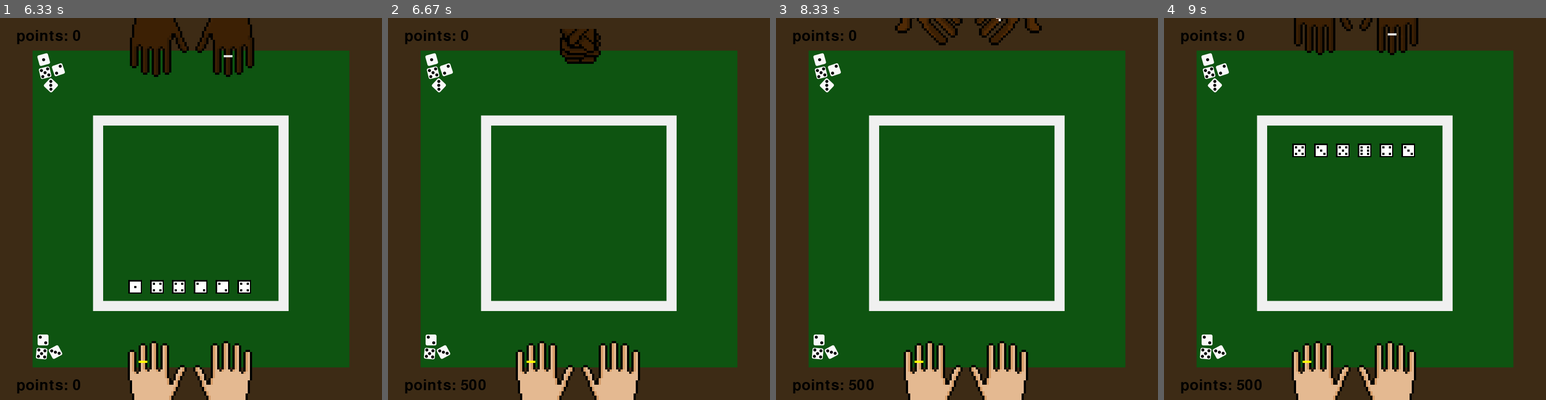
Above: before the commit, frames 1-4 (left to right).
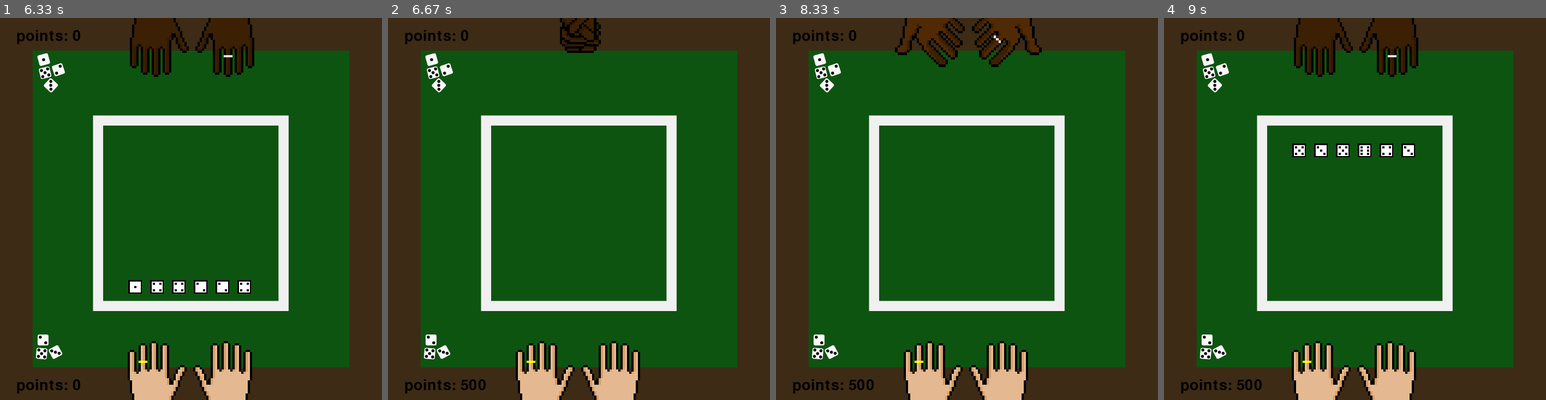
Above: after the commit, the same moments.

Repository: HellusJ/PRG-zaverecnaprace_pygame
Game: pygame game, started from python.py
Two runs of this game, one before a commit and one after it. Both use one fixed random seed, a clock stepped at 60 frames per second and the inputs below.
Inputs (mouse positions are in pixels of both pictures, inside the frame that each line leads up to):
- Up to frame 1 (6.33 s): click (191, 209) at 0.38 s; click (84, 60) at 0.75 s; click (248, 75) at 1.22 s; click (332, 342) at 1.58 s
- Up to frame 2 (6.67 s): click (716, 98) at 6.53 s
- Up to frame 3 (8.33 s): no input
- Up to frame 4 (9 s): no input

Frame 1 is identical in both runs. In frame 2, 0.7% of the frame differs, in the area x 45-56%, y 0-12%; in frame 3, 1.5%; in frame 4, 1.9%, in the area x 34-67%, y 0-16%.

Commit message:
udelal jsem zvuky, animace ruk je hotova komplet, jediny co tak potrebuju udelat podovani pro 3 dvojice a mozna udelam settings

Diff:
--- a/python.py
+++ b/python.py
@@ -5,6 +5,7 @@
 from obrazky import *
 
 pygame.init()
+pygame.mixer.init()
 
 screen = pygame.display.set_mode((700, 700))
 pygame.display.set_caption("Kostky")
@@ -14,8 +15,12 @@
     vykres = pygame.font.SysFont(None, font_size).render(text, True, textcolor)
     screen.blit(vykres, (x,y))
 
+def zvuk(nazev):
+    sound = pygame.mixer.Sound(nazev)
+    sound.play()
+
 souradnice = [(350,700),(350,700),(350,700),(350,700),(350,700),(350,700),(350,700),(350,700),(350,700),(350,700)]
-souradnice_opp = [(350,100),(350,80),(350,80),(350,80),(350,80),(350,80),(350,80),(350,80),(350,80),(350,80)]
+souradnice_opp = [(350,80),(350,80),(350,80),(350,80),(350,80),(350,80),(350,80),(350,120),(350,120),(350,120)]
 
 #menu
 def menu():
@@ -25,10 +30,16 @@
                 sys.exit()
             elif event.type == pygame.MOUSEBUTTONDOWN:
                 if playbutton_rect.collidepoint(event.pos):
+                    zvuk("click_sound.mp3")
                     hra()
+
                 elif quitbutton_rect.collidepoint(event.pos):
+                    zvuk("click_sound.mp3")
+                    time.sleep(0.25)
                     sys.exit()
+
                 elif rulesbutton_rect.collidepoint(event.pos):
+                    zvuk("click_sound.mp3")
                     rules()
 
         screen.fill(menucolor)
@@ -46,6 +57,7 @@
                 sys.exit()
             elif event.type == pygame.MOUSEBUTTONDOWN:
                 if stepback_rect.collidepoint(event.pos):
+                    zvuk("click_sound.mp3")
                     menu()
 
         screen.fill(menucolor)
@@ -85,6 +97,7 @@
                 if throwbutton_rect.collidepoint(event.pos):
 
                     animace_ruk()
+                    zvuk("diceroll_sound.mp3")
 
                     for i in range(6):
                         losovani = random.choice(kostky)
@@ -173,6 +186,8 @@
                     if pocet_sestek == 6:
                         players_points = players_points + (6 * 800)
 
+
+
                     #postupka
                     postupka = set(kostky)
                     porovnani = set(hod)
@@ -181,12 +196,13 @@
 
                     #tridvojice
 
-
                     hod.clear()
+                    zvuk("points_sound.mp3")
 
                 elif throw_opp_button_rect.collidepoint(event.pos):
 
                     animace_ruk_opp()
+                    zvuk("diceroll_sound.mp3")
 
                     for i in range(6):
                         losovani2 = random.choice(kostky_opp)
@@ -285,13 +301,12 @@
 
 
                     hod_opp.clear()
+                    zvuk("points_sound.mp3")
 
         napis(f"points: {players_points}",40,30,660)
         napis(f"points: {pc_points}", 40,30,20)
         pygame.display.flip()
         pygame.time.delay(60)
-
-
 
 def animace_ruk():
     for z in range(10):
Not shown, added: click_sound.mp3
Not shown, added: diceroll_sound.mp3
Not shown, added: diceshake_sound.mp3
Not shown, added: points_sound.mp3
